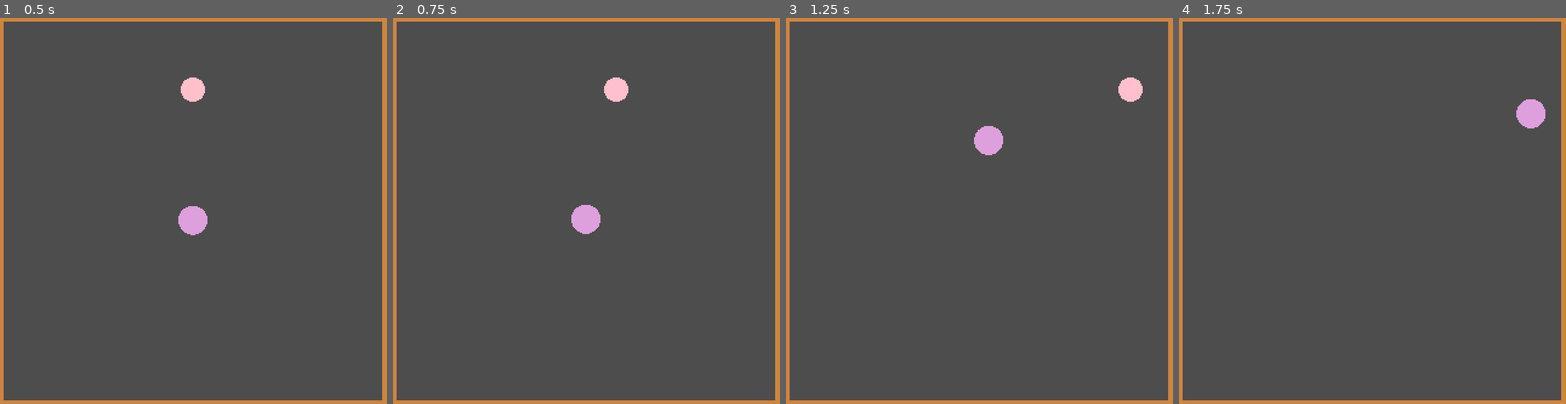
Above: before the commit, frames 1-4 (left to right).
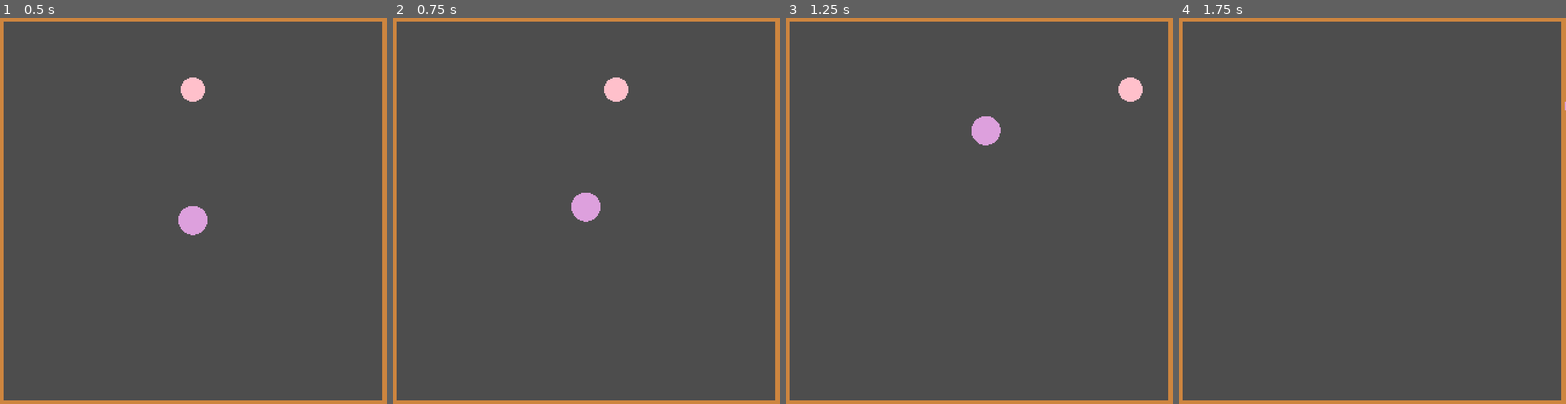
Above: after the commit, the same moments.

Repository: ktitaro/godot-soft-rope
Game: Godot game, scene res://world.tscn
The game is run twice, just before and just after one commit, with the same random seed, the same clock (stepped at 60 frames per second) and the same inputs. The project has no main scene, so this scene is started directly.
Inputs:
- Up to frame 1 (0.5 s): no input
- Up to frame 2 (0.75 s): hold Right (ui_right) from 0.53 s (still down); tap C (action_c, bound only after the commit) at 0.6 s
- Up to frame 3 (1.25 s): keep holding Right (ui_right)
- Up to frame 4 (1.75 s): release Right (ui_right) at 1.28 s; hold Down (ui_down) from 1.28 s (still down); tap C (action_c, bound only after the commit) at 1.35 s

Frame 1 is identical in both runs. In frame 2, 0.5% of the frame differs, in the area x 46-54%, y 45-56%; in frame 3, 0.4%; in frame 4, 0.5%.

Commit message:
Added an example of tile swing

Diff:
--- a/cargo.gd
+++ b/cargo.gd
@@ -3,3 +3,8 @@
 func _draw():
 	var pos=Vector2.ZERO
 	draw_circle(pos,12,Color.PLUM)
+
+func _physics_process(delta):
+	if Input.is_action_just_pressed("action_c"):
+		var dir=self.linear_velocity.normalized()
+		self.apply_impulse(dir*1000)
--- a/project.godot
+++ b/project.godot
@@ -22,6 +22,19 @@
 window/size/window_height_override=1280
 window/stretch/mode="viewport"
 
+[input]
+
+action_c={
+"deadzone": 0.5,
+"events": [Object(InputEventKey,"resource_local_to_scene":false,"resource_name":"","device":0,"window_id":0,"alt_pressed":false,"shift_pressed":false,"ctrl_pressed":false,"meta_pressed":false,"pressed":false,"keycode":0,"physical_keycode":67,"key_label":0,"unicode":0,"echo":false,"script":null)
+]
+}
+action_x={
+"deadzone": 0.5,
+"events": [Object(InputEventKey,"resource_local_to_scene":false,"resource_name":"","device":0,"window_id":0,"alt_pressed":false,"shift_pressed":false,"ctrl_pressed":false,"meta_pressed":false,"pressed":false,"keycode":0,"physical_keycode":88,"key_label":0,"unicode":0,"echo":false,"script":null)
+]
+}
+
 [physics]
 
 2d/physics_engine="GodotPhysics2D"
--- a/world.gd
+++ b/world.gd
@@ -1,7 +1,4 @@
 extends Node2D
-
-func _init():
-	print("BRO WTF??")
 
 func _draw():
 	var r=Rect2(0,0,320,320)
